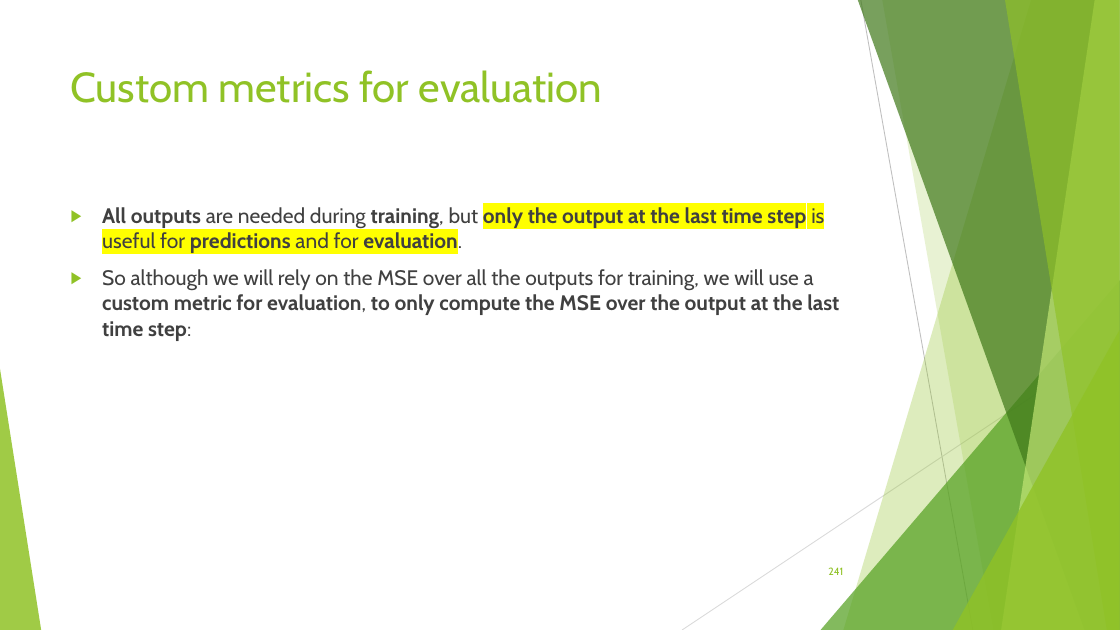
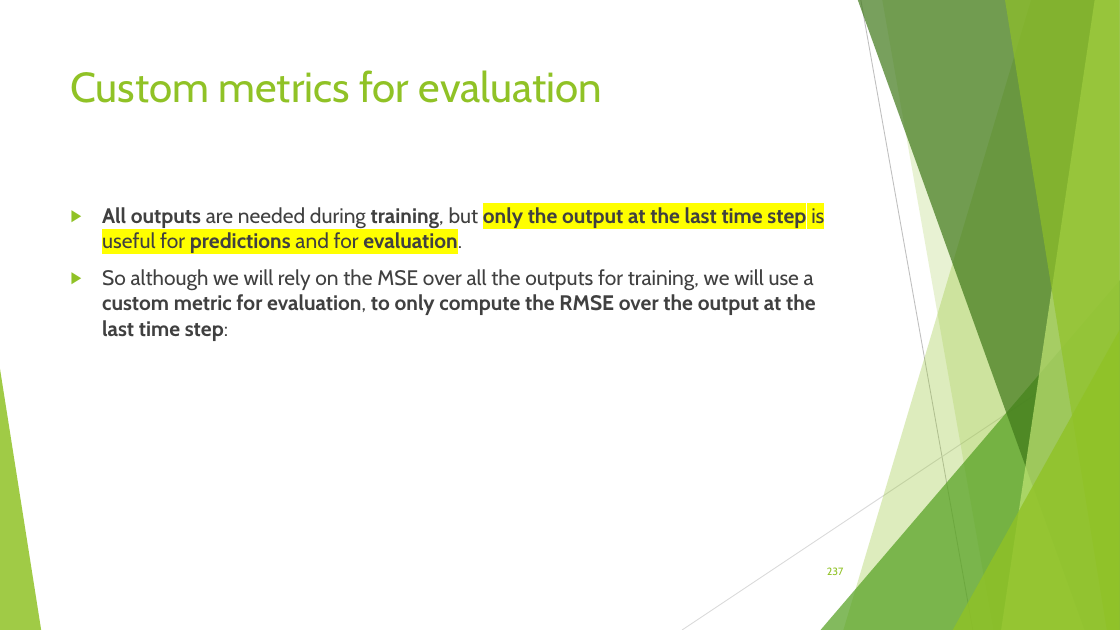
Before and after one commit to FranzGH/timeseries, a slide deck: slide 237 of Slides/04 Recurrent NNs.pptx (slide 241 before the commit). Drawn at 1120x630 pixels with LibreOffice and Linux fonts; fonts in the diff are those of the drawing. Boxes give left, top, right and bottom in pixels: in the first picture for what was removed or moved away, otherwise in the second. Text is boxed around its words. In the diff, an @@ line names an element or a change of style, - is before the commit and + after.

```diff
--- a/Slides/04 Recurrent NNs.pptx
+++ b/Slides/04 Recurrent NNs.pptx
@@ text at (x1=102, y1=269, x2=816, y2=341): text changed @@
-▶ So although we will rely on the MSE over all the outputs for training, we will use a custom metric for evaluation, to only compute the MSE over the output at the last time step:
+▶ So although we will rely on the MSE over all the outputs for training, we will use a custom metric for evaluation, to only compute the RMSE over the output at the last time step:
@@ page number at (x1=827, y1=567, x2=844, y2=575): text changed @@
-241
+237
```
Also in this commit, not shown: 20 other slides changed, 4 slides removed, 4 other files.
